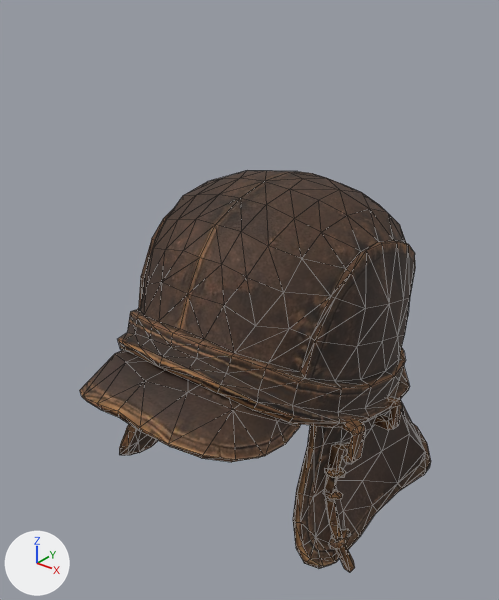
Renders of the glTF model godot-client/assets/actors/native/equipment/variants/votary_female/frontier_hat_04.glb from each side of a commit.
Both versions are drawn from a 50 mm lens placed at (0.315, -0.397, 0.271), pointed at (-0.002, -0.001, 0.026). Every picture has the same lights, and +X, +Y and +Z are marked at lower left. The picture after the commit comes second. Mesh edges are drawn as thin lines. Vertices at exactly the same position are counted once.

The scene before the commit, as lines of its bpy script (objects in view):
```python
me_earflap_cap = bpy.data.meshes.new('Earflap Cap')
me_earflap_cap.from_pydata(...)  # 841 vertices, 1589 faces; spans x -0.132..0.131, y -0.147..0.178, z -0.17..0.121
me_earflap_cap.materials.append(mat_earflap_cap_base)  # picture img_canonical_462b2435b80e537e5075640925caea71e26c1ecf005fc341fa70cde13262b71f_jpg
ob_earflap_cap = bpy.data.objects.new('Earflap Cap', me_earflap_cap)
ob_earflap_cap.location = (0.0, 0.0, 0.0)
```
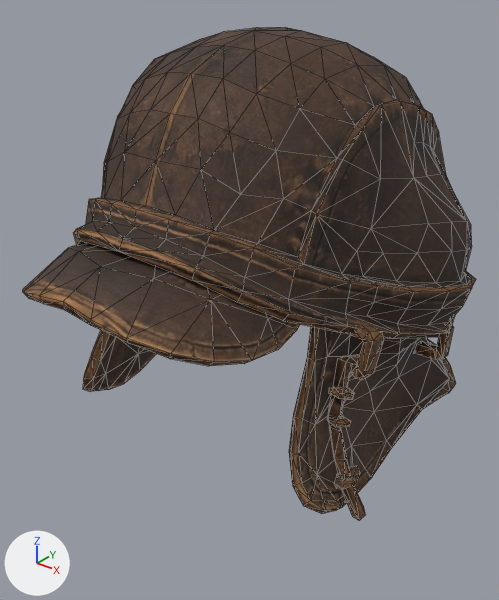
Scene script edits in JSON lines:
```json
{"block": "me_earflap_cap", "where": "# used by ob_earflap_cap; location = (0.0, 0.0, 0.0)"}
{"op": "remove", "block": "me_earflap_cap", "code": "me_earflap_cap.from_pydata(...)  # 841 vertices, 1589 faces; spans x -0.132..0.131, y -0.147..0.178, z -0.17..0.121"}
{"op": "add", "block": "me_earflap_cap", "code": "me_earflap_cap.from_pydata(...)  # 1080 vertices, 2058 faces; spans x -0.164..0.162, y -0.179..0.184, z -0.094..0.23"}
{"block": "me_earflap_cap", "change": "me_earflap_cap part 1: the loose piece of 35 vertices spanning x 0.096..0.126, y -0.039..-0.017, z -0.17..-0.052 is scaled about its middle by 1.11, then moved by (0.012, -0.019, 0.083)"}
{"block": "me_earflap_cap", "change": "me_earflap_cap part 2: the loose piece of 62 vertices spanning x -0.087..0.086, y -0.147..-0.035, z -0.039..0.008 is scaled about its middle by 1.11, then moved by (0.0, -0.026, 0.094)"}
{"block": "me_earflap_cap", "change": "me_earflap_cap part 3: the loose piece of 25 vertices spanning x 0.099..0.119, y 0.032..0.046, z -0.07..-0.043 is scaled about its middle by 1.08, then moved by (0.034, -0.008, 0.084)"}
{"block": "me_earflap_cap", "change": "me_earflap_cap part 4: the loose piece of 12 vertices spanning x 0.097..0.109, y -0.036..-0.018, z -0.087..-0.073 is moved by (0.011, -0.019, 0.087)"}
{"block": "me_earflap_cap", "change": "me_earflap_cap part 5: the loose piece of 13 vertices spanning x 0.109..0.123, y -0.046..-0.022, z -0.139..-0.129 is scaled about its middle by 1.08, then moved by (0.013, -0.019, 0.081)"}
{"block": "me_earflap_cap", "change": "me_earflap_cap part 6: the loose piece of 11 vertices spanning x 0.097..0.112, y -0.037..-0.024, z -0.102..-0.095 is moved by (0.012, -0.019, 0.085)"}
{"block": "me_earflap_cap", "change": "me_earflap_cap part 7: the loose piece of 308 vertices spanning x -0.115..0.114, y -0.106..0.156, z -0.073..0.121 is rebuilt with 282 vertices and now spans x -0.148..0.147, y -0.093..0.184, z -0.083..0.072"}
{"block": "me_earflap_cap", "change": "me_earflap_cap part 8: a new loose piece of 499 vertices spanning x -0.164..0.162, y -0.133..0.158, z 0.015..0.23, in mat_earflap_cap_base (picture img_canonical_462b2435b80e537e5075640925caea71e26c1ecf005fc341fa70cde13262b71f_jpg)"}
{"block": "me_earflap_cap", "change": "me_earflap_cap part 9: a new loose piece of 22 vertices spanning x 0.112..0.135, y -0.051..-0.029, z 0.021..0.06, in mat_earflap_cap_base (picture img_canonical_462b2435b80e537e5075640925caea71e26c1ecf005fc341fa70cde13262b71f_jpg)"}
{"block": "me_earflap_cap", "change": "me_earflap_cap part 10: the loose piece of 234 vertices spanning x -0.132..0.131, y -0.069..0.178, z -0.161..-0.021 is deleted"}
{"block": "me_earflap_cap", "change": "me_earflap_cap part 11: the loose piece of 22 vertices spanning x 0.1..0.119, y -0.032..-0.012, z -0.067..-0.032 is deleted"}
{"block": "me_earflap_cap", "change": "other edits to the shape of me_earflap_cap do not show in these pictures"}
```

Pixel boxes (x1, y1, x2, y2) of what changed, in the pictures (499 x 600 px; the box of a moved part takes in the faces that stretch with it):
```json
{"object": "Earflap Cap", "change": "reshaped", "before": [80, 170, 431, 572], "after": [23, 27, 476, 521], "on screen": "29% wider, 23% taller"}
{"part": 1, "of": "me_earflap_cap", "change": "moved or reshaped", "before": [324, 442, 355, 572], "after": [328, 354, 365, 521]}
{"part": 2, "of": "me_earflap_cap", "change": "moved or reshaped", "before": [80, 350, 301, 462], "after": [23, 244, 300, 366]}
{"part": 3, "of": "me_earflap_cap", "change": "moved or reshaped", "before": [374, 396, 403, 430], "after": [414, 323, 454, 360]}
{"part": 4, "of": "me_earflap_cap", "change": "moved or reshaped", "before": [325, 467, 346, 478], "after": [329, 387, 355, 399]}
{"part": 5, "of": "me_earflap_cap", "change": "moved or reshaped", "before": [328, 528, 351, 550], "after": [334, 465, 360, 489]}
{"part": 6, "of": "me_earflap_cap", "change": "moved or reshaped", "before": [323, 489, 343, 500], "after": [327, 416, 351, 427]}
{"part": 7, "of": "me_earflap_cap", "change": "rebuilt", "before": [118, 170, 415, 428], "after": [83, 327, 456, 513]}
{"part": 8, "of": "me_earflap_cap", "change": "added", "after": [73, 27, 476, 339], "on screen": "brown"}
{"part": 9, "of": "me_earflap_cap", "change": "added", "after": [347, 326, 384, 380], "on screen": "brown"}
{"part": 10, "of": "me_earflap_cap", "change": "deleted", "before": [119, 399, 431, 568]}
{"part": 11, "of": "me_earflap_cap", "change": "deleted", "before": [340, 419, 366, 464], "on screen": "brown"}
```
